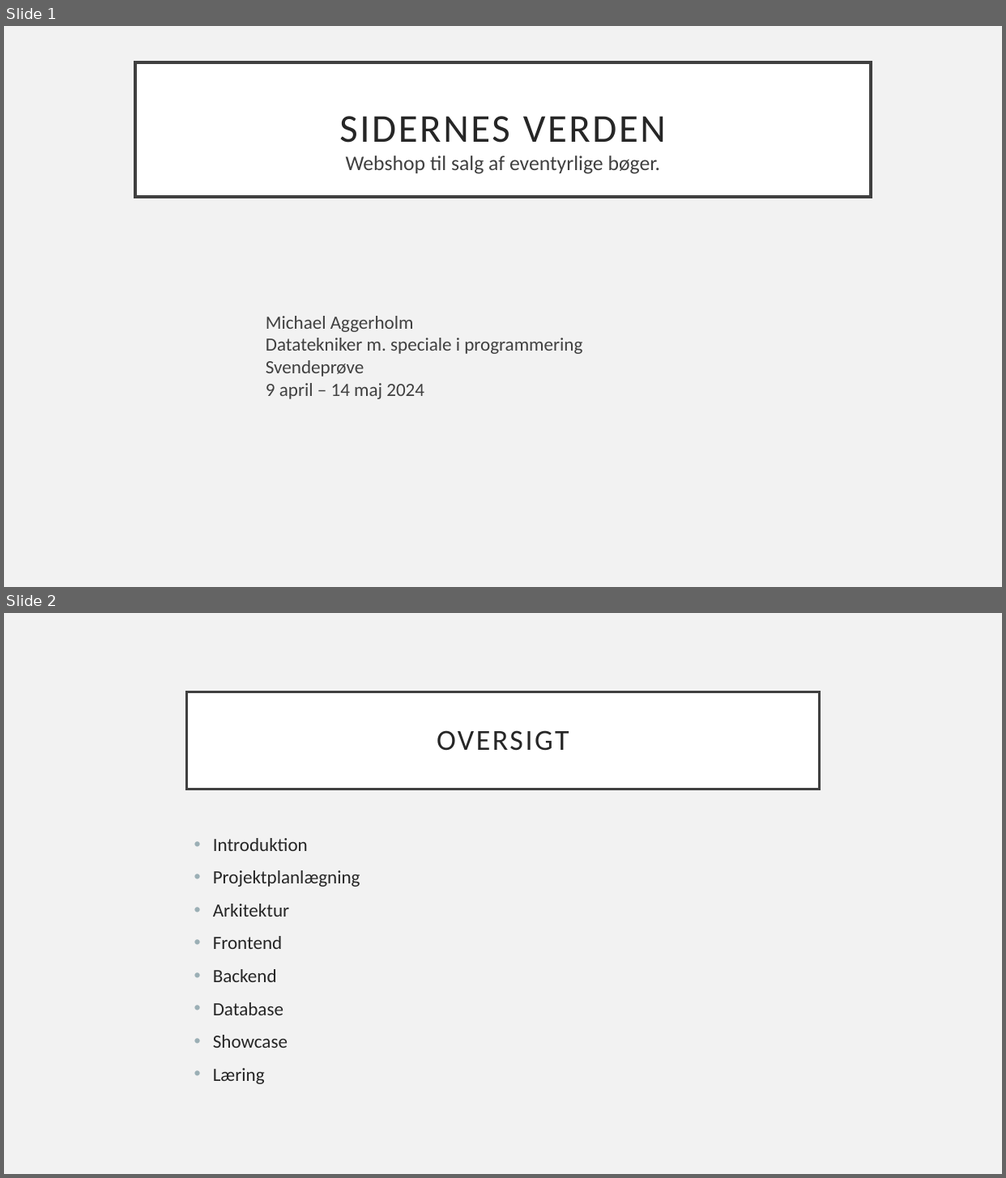
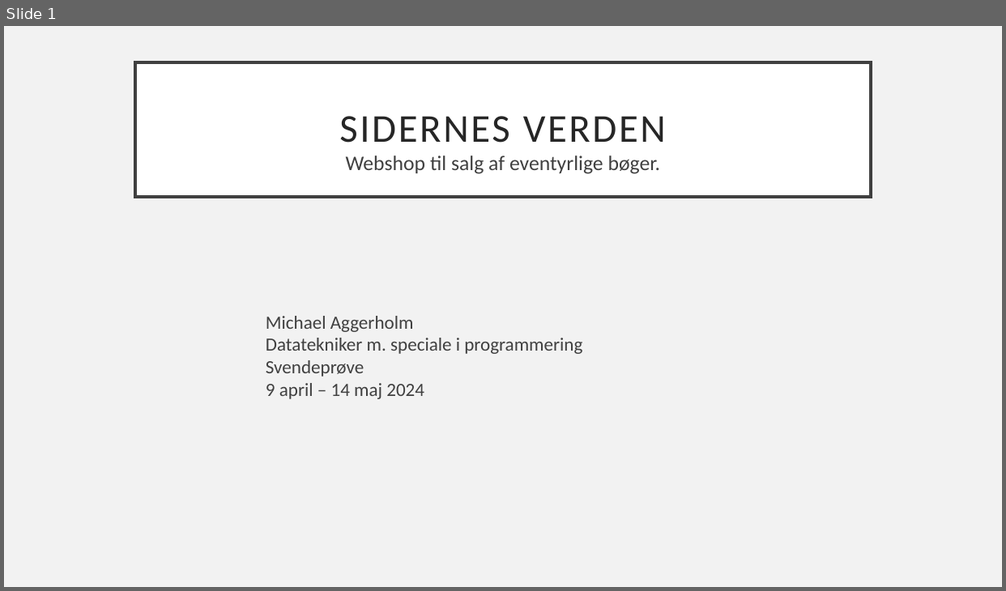
Before and after one commit to MichaelAggerholm/Apprentice_Test, a slide deck: Assets/Documents/Præsentation-sidernesVerden.pptx. Shown one above the other, each under a label of ours: slides 1 and 2 before the commit, slide 1 after it. The pictures are 1006x1178 and 1006x591 pixels, drawn with LibreOffice and Linux fonts; fonts in the diff are those of the drawing. Boxes give left, top, right and bottom in pixels: in the first picture for what was removed or moved away, otherwise in the second. Text is boxed around its words. In the diff, an @@ line names an element or a change of style, - is before the commit and + after.

```diff
--- a/Assets/Documents/Præsentation-sidernesVerden.pptx
+++ b/Assets/Documents/Præsentation-sidernesVerden.pptx
@@ slide 2 removed at <box>4,613,1002,1174</box>, background #F2F2F2 @@
@@ title removed at <box>187,692,819,789</box> @@
-OVERSIGT
@@ text removed at <box>213,838,360,1084</box> @@
-• Introduktion
-• Projektplanlægning
-• Arkitektur
-• Frontend
-• Backend
-• Database
-• Showcase
-• Læring
```
Also in this commit, not shown: 11 slides added, 1 other slide removed.
